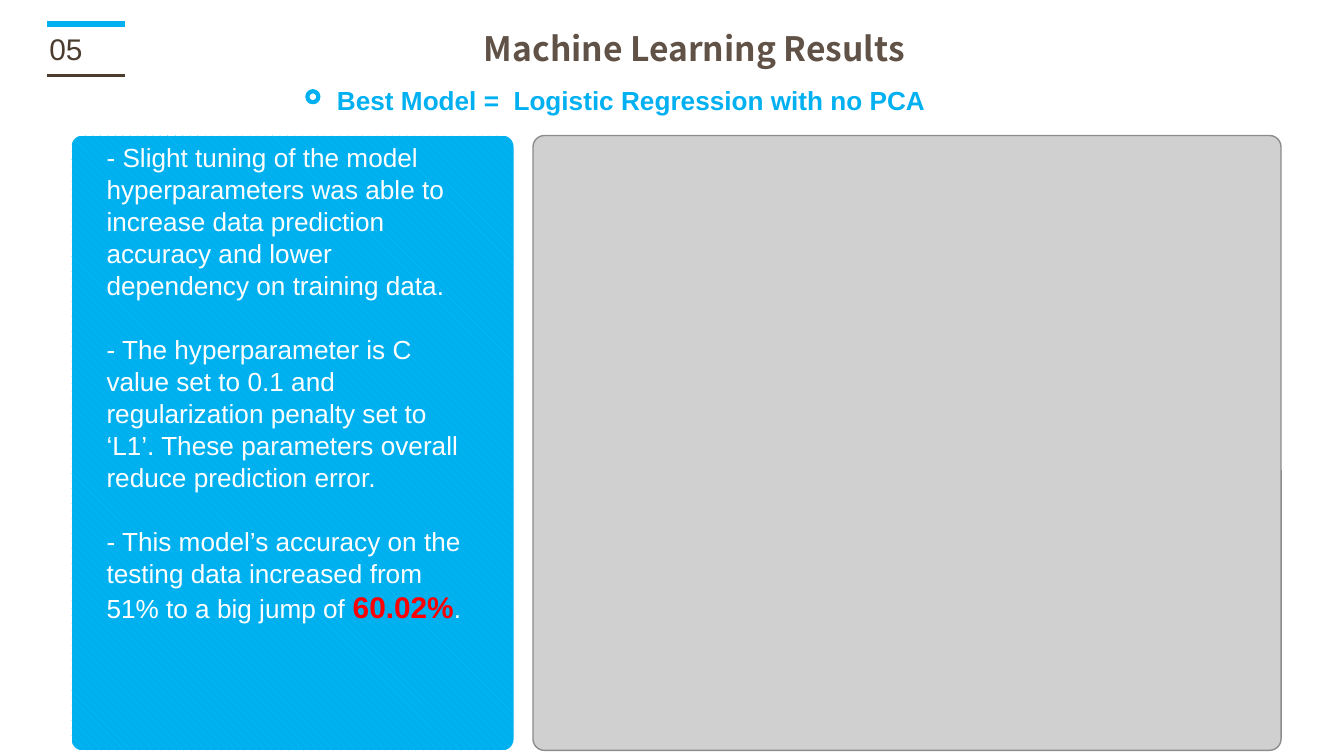
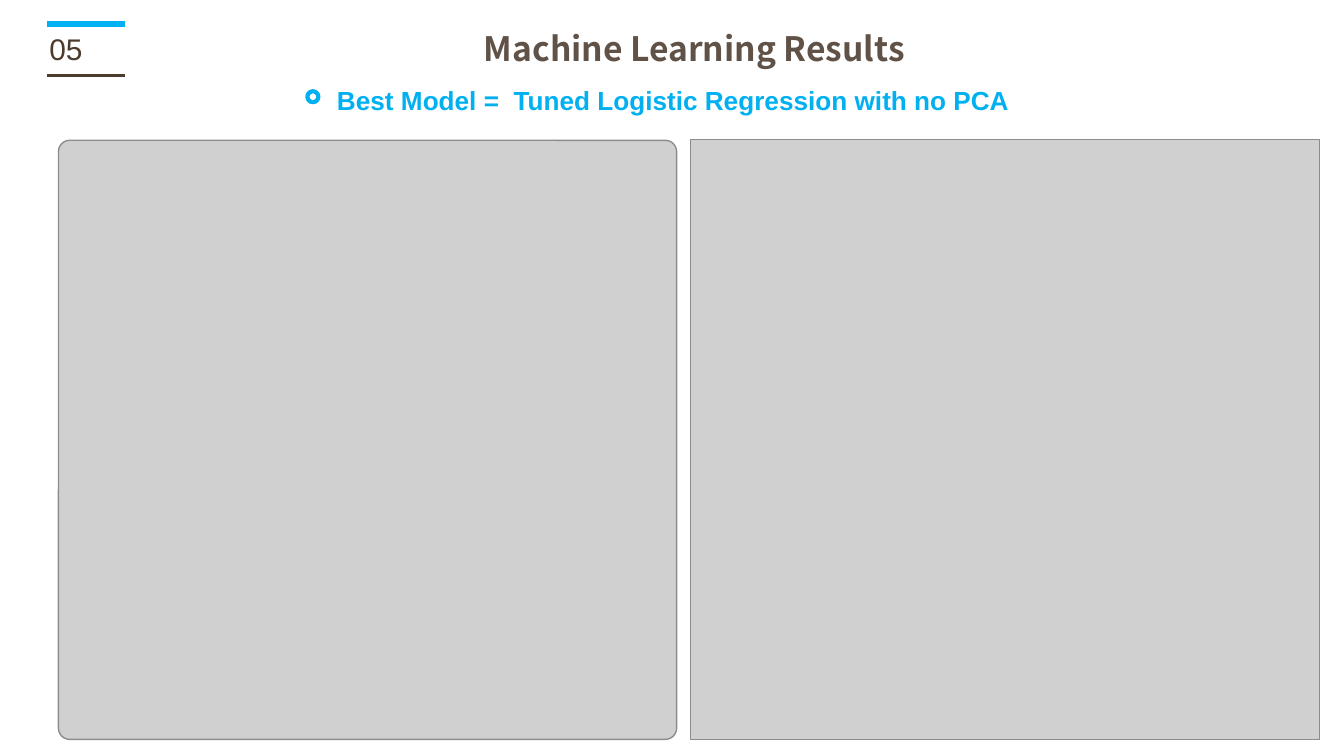
Before and after one commit to Jonny-T87/NBA-Trends, a slide deck: slide 16 of Analysis & Predictive Modeling of NBA Finals.pptx. Drawn at 1344x756 pixels with LibreOffice and Linux fonts; fonts in the diff are those of the drawing; grey boxes stand for pictures; background and template pictures are left out. Boxes give left, top, right and bottom in pixels: in the first picture for what was removed or moved away, otherwise in the second. Text is boxed around its words. In the diff, an @@ line names an element or a change of style, - is before the commit and + after.

```diff
--- a/Analysis & Predictive Modeling of NBA Finals.pptx
+++ b/Analysis & Predictive Modeling of NBA Finals.pptx
@@ text at <box>337,91,1008,116</box>: text changed @@
-Best Model = Logistic Regression with no PCA
+Best Model = Tuned Logistic Regression with no PCA
@@ picture: place and size @@
-picture at <box>534,136,1282,751</box>
+picture at <box>59,140,677,739</box>
@@ rounded rectangle removed at <box>71,136,513,751</box> @@
-- Slight tuning of the model hyperparameters was able to increase data prediction accuracy and lower dependency on training data.
-- The hyperparameter is C value set to 0.1 and regularization penalty set to ‘L1’. These parameters overall reduce prediction error.
-- This model’s accuracy on the testing data increased from 51% to a big jump of 60.02%.
@@ picture added at <box>691,140,1320,739</box> @@
```
Also in this commit, not shown: 6 other slides changed.
